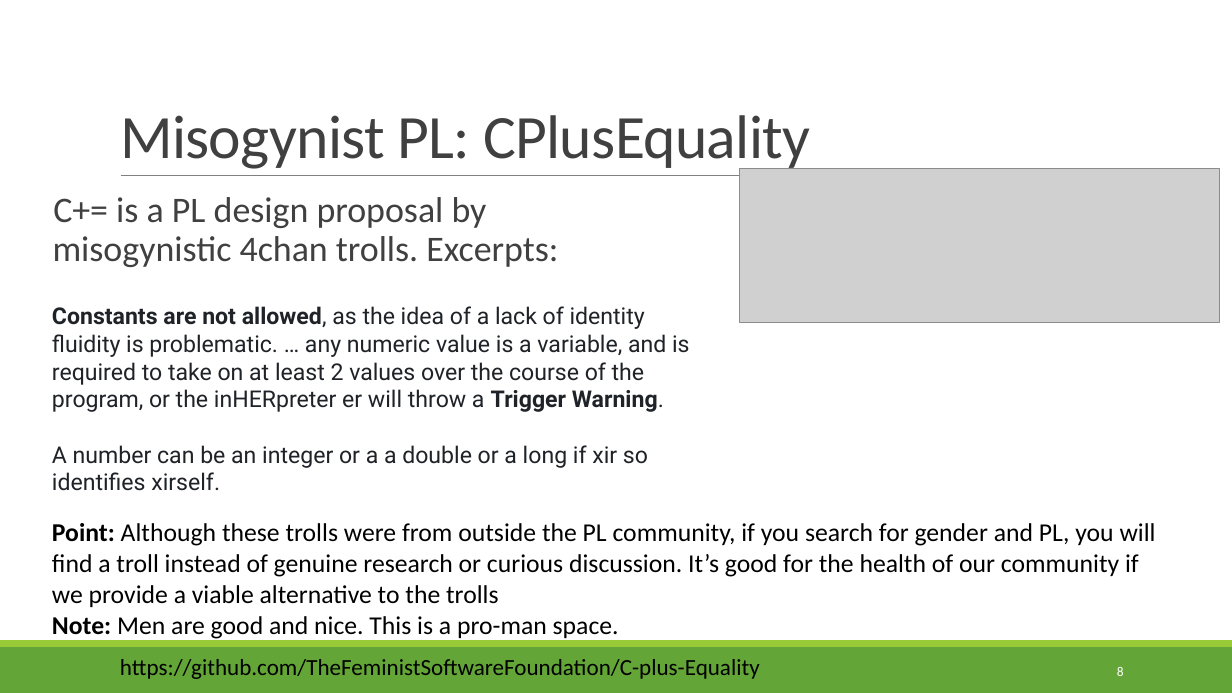
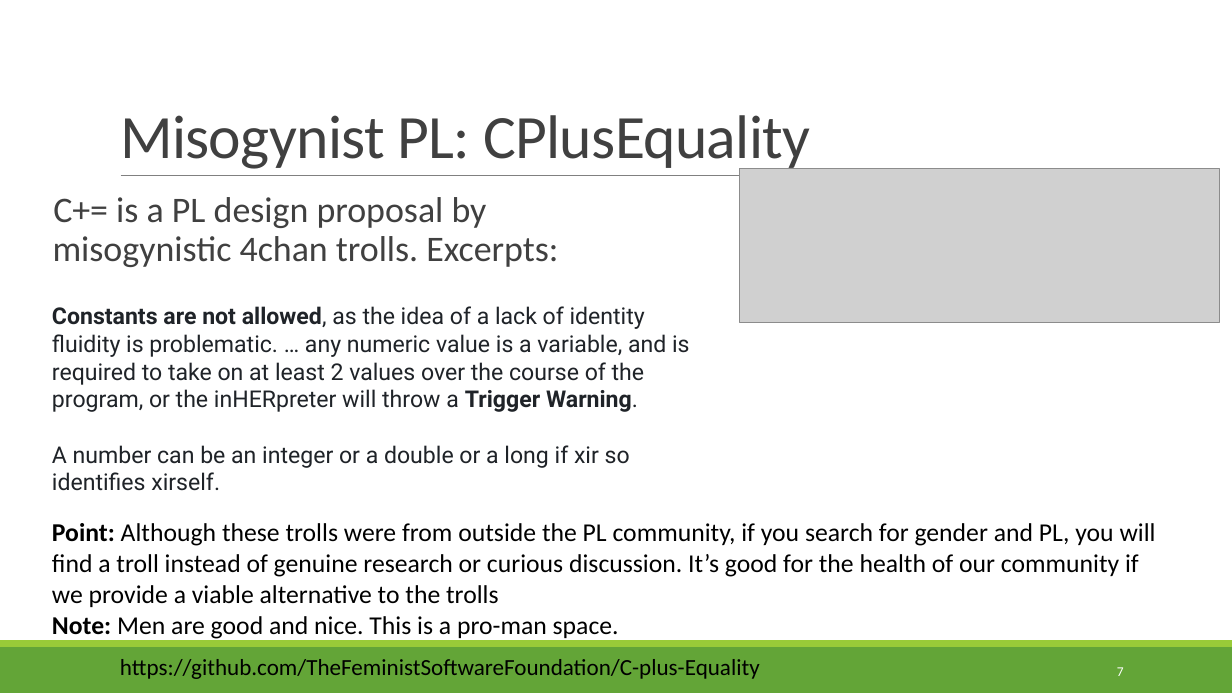
Before and after one commit to rbohrer/pl-course, a slide deck: slide 7 of LectureSlides/10GenderDisability.pptx (slide 8 before the commit). Drawn at 1232x693 pixels with LibreOffice and Linux fonts; fonts in the diff are those of the drawing; grey boxes stand for pictures. Boxes give left, top, right and bottom in pixels: in the first picture for what was removed or moved away, otherwise in the second. Text is boxed around its words. In the diff, an @@ line names an element or a change of style, - is before the commit and + after.

```diff
--- a/LectureSlides/10GenderDisability.pptx
+++ b/LectureSlides/10GenderDisability.pptx
@@ text at bbox=[52, 306, 690, 491]: text changed @@
-Constants are not allowed, as the idea of a lack of identity fluidity is problematic. … any numeric value is a variable, and is required to take on at least 2 values over the course of the program, or the inHERpreter er will throw a Trigger Warning.
-A number can be an integer or a a double or a long if xir so identifies xirself.
+Constants are not allowed, as the idea of a lack of identity fluidity is problematic. … any numeric value is a variable, and is required to take on at least 2 values over the course of the program, or the inHERpreter will throw a Trigger Warning.
+A number can be an integer or a double or a long if xir so identifies xirself.
@@ page number at bbox=[1117, 667, 1124, 676]: text changed @@
-8
+7
```
Also in this commit, not shown: 2 other slides changed, 1 slide removed.
